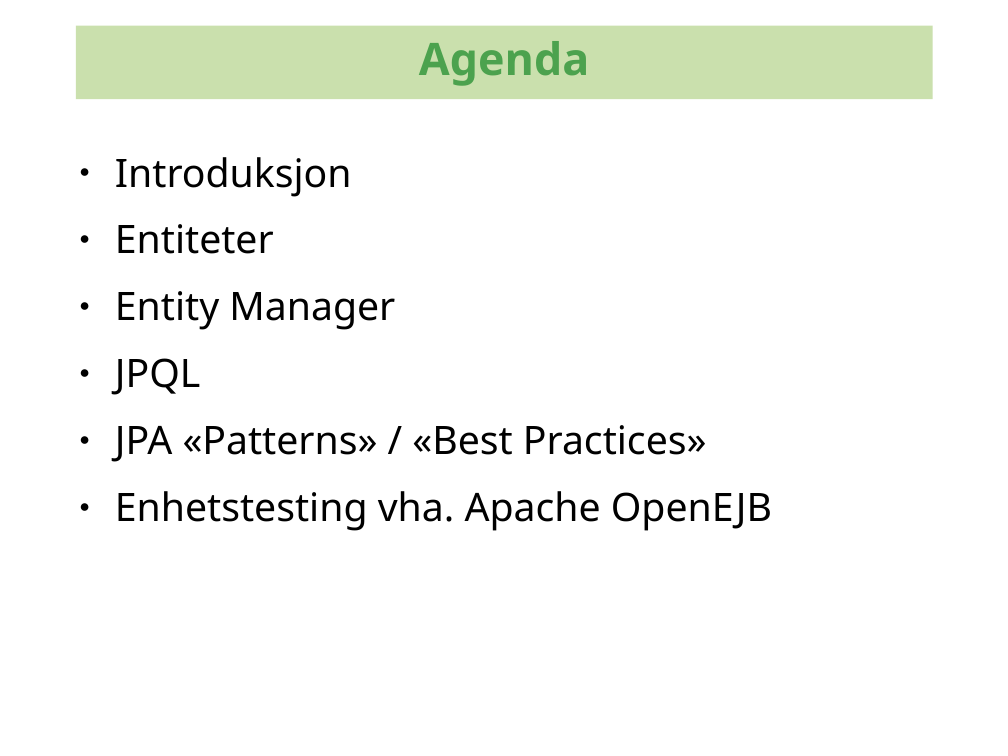
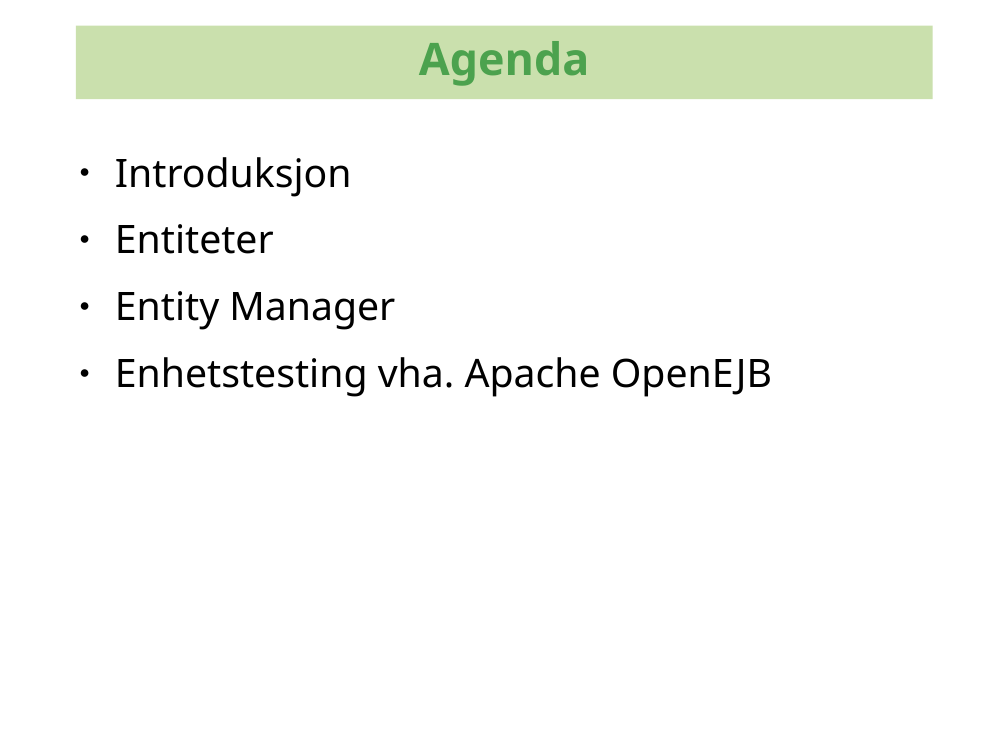
Before and after one commit to kenglxn/seam-maven-refimpl, a slide deck: slide 2 of sandbox/loo/jpa-continued/jpa-continued.odp. Drawn at 1008x756 pixels with LibreOffice and Linux fonts; fonts in the diff are those of the drawing; background and template pictures are left out. Boxes give left, top, right and bottom in pixels: in the first picture for what was removed or moved away, otherwise in the second. Text is boxed around its words. In the diff, an @@ line names an element or a change of style, - is before the commit and + after.

```diff
--- a/sandbox/loo/jpa-continued/jpa-continued.odp
+++ b/sandbox/loo/jpa-continued/jpa-continued.odp
@@ text at (x1=115, y1=358, x2=707, y2=462): paragraphs removed @@
-● JPQL
-● JPA «Patterns» / «Best Practices»
```
Also in this commit, not shown: 1 slide removed.
